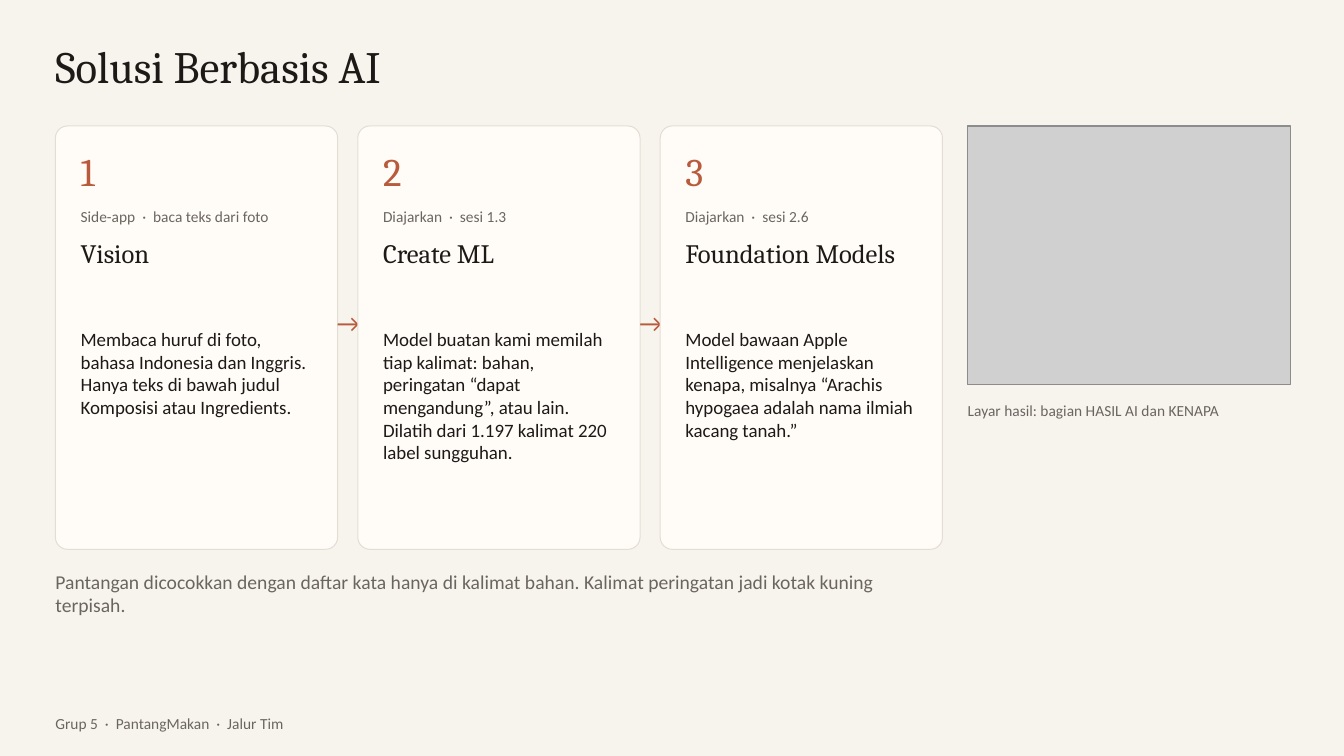
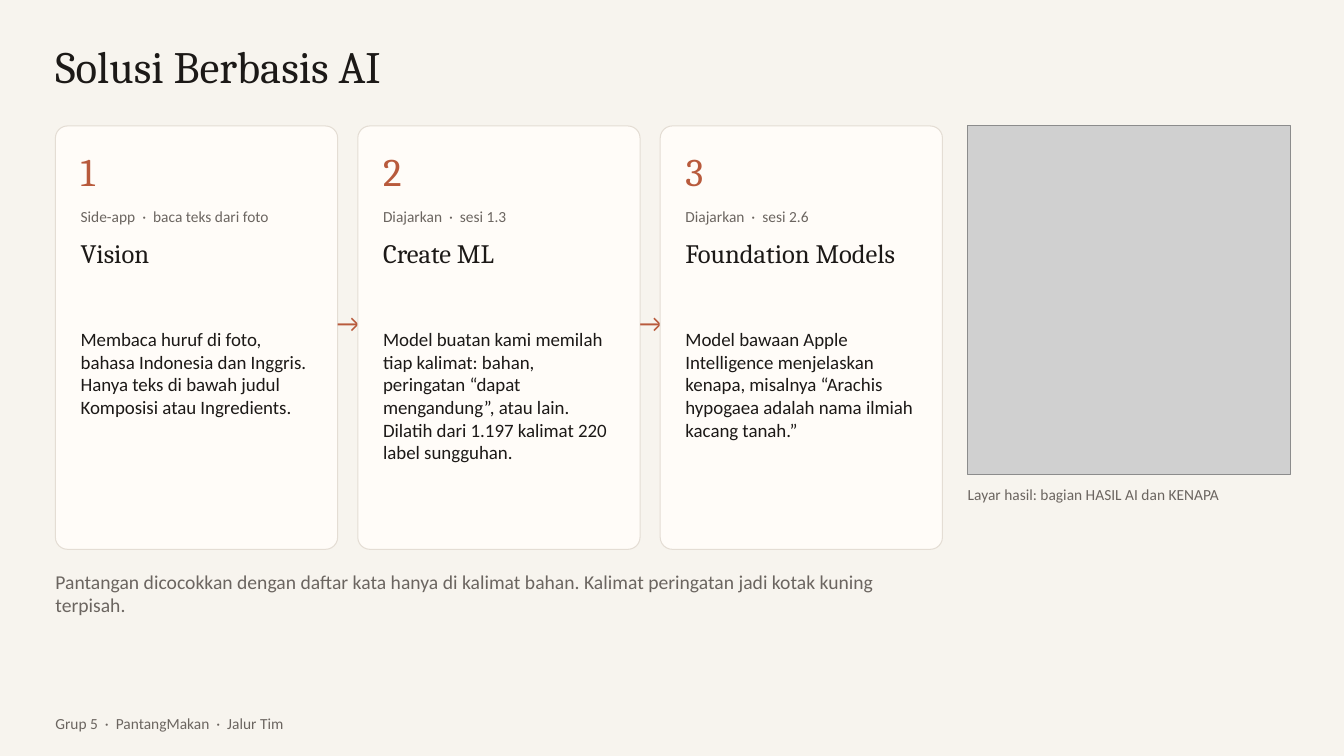
Before and after one commit to dendyramdhan/PantangMakan, a slide deck: slide 7 of presentasi/PantangMakan.pptx. Drawn at 1344x756 pixels with LibreOffice and Linux fonts; fonts in the diff are those of the drawing; grey boxes stand for pictures. Boxes give left, top, right and bottom in pixels: in the first picture for what was removed or moved away, otherwise in the second. Text is boxed around its words. In the diff, an @@ line names an element or a change of style, - is before the commit and + after.

Commit message:
HASIL AI dirinci per jenis kalimat, status bahasa Foundation Models + versi iOS, bersihkan markdown

```diff
--- a/presentasi/PantangMakan.pptx
+++ b/presentasi/PantangMakan.pptx
@@ picture: place and size @@
-picture at (968,126,1291,385)
+picture at (968,126,1291,475)
@@ text "Layar hasil: bagian HASIL AI ...": place and size @@
-text "Layar hasil: bagian HASIL AI ..." at (968,405,1219,419)
+text "Layar hasil: bagian HASIL AI ..." at (968,489,1219,503)
```
Also in this commit, not shown: 1 other slide changed, 9 other files.
